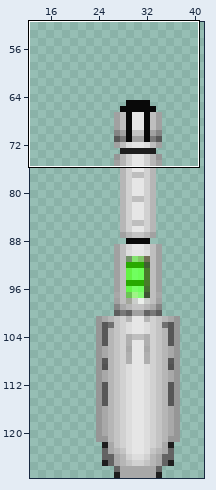
Two versions of one sprite sheet, parts/Weapons/tie_minigun/barrel_on1.png. Above, an overview of the earlier version with the close-up marked.
Close-up. As it was:
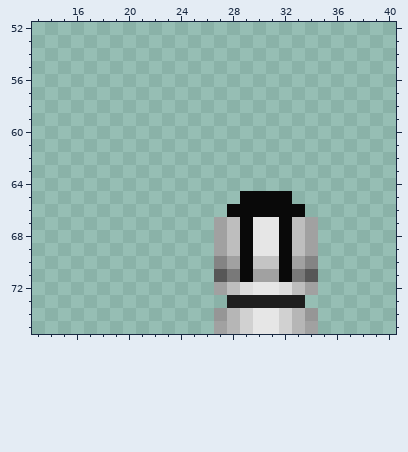
The file is 64x128 pixels. Colours within 5 levels of each other are drawn and written as one. Shown: x 13..40, y 52..75. The wide view leaves out empty margins.
And afterwards:
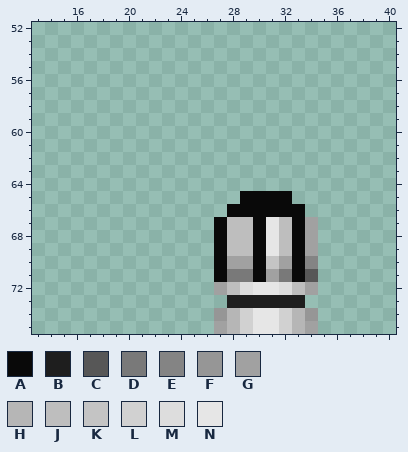
Palette (. is transparent): A #090909  B #1e1e1e  C #575757  D #797979  E #848484  F #969696  G #a1a1a1  H #b6b6b6  J #bebebe  K #c4c4c4  L #d1d1d1  M #dddddd  N #e6e6e6
Difference:
y 67..69: x 27 G -> A; x 29..30 AN -> JA; x 32..33 AJ -> JA
y 70: x 27 E -> A; x 29..30 AK -> GA; x 32..33 AG -> GA
y 71: x 27 C -> A; x 29..30 AG -> DA; x 32..33 AD -> DA
